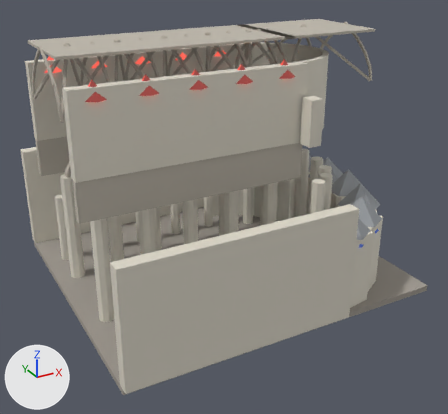
Renders of the glTF model assets/maps/notre_dame/glb/04_choir_apse.glb from each side of a commit.
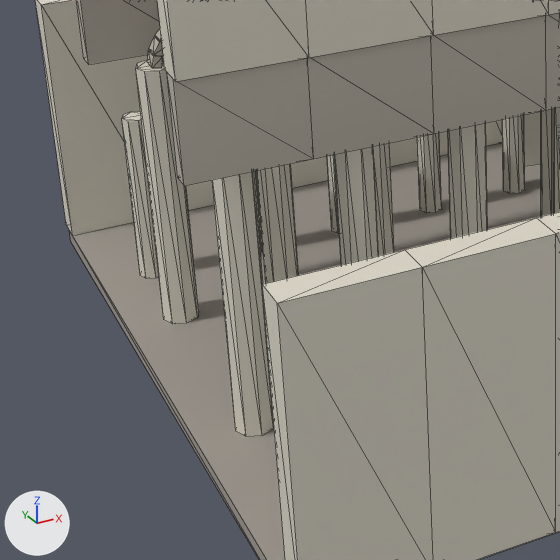
Old and new are each drawn whole from a 50 mm lens placed at (3.2, -71.7, 44.5), pointed at (41.0, -2.9, 10.1) and again close up on the part from 2% to 51% of the width and 36% to 90% of the height. Every picture has the same lights, and +X, +Y and +Z are marked at lower left. The first two pictures are the older version. The close-ups show mesh edges as thin lines. Objects named as collision shapes, trigger or cutter boxes, shadow casters or lower levels of detail are left out. Vertices at exactly the same position are counted once.

In view in the first close-up: 'choir_apse_stone', 'choir_apse_stonedark', 'choir_apse_stoneshaded'.
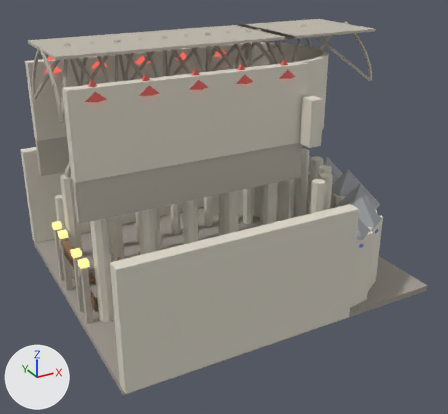
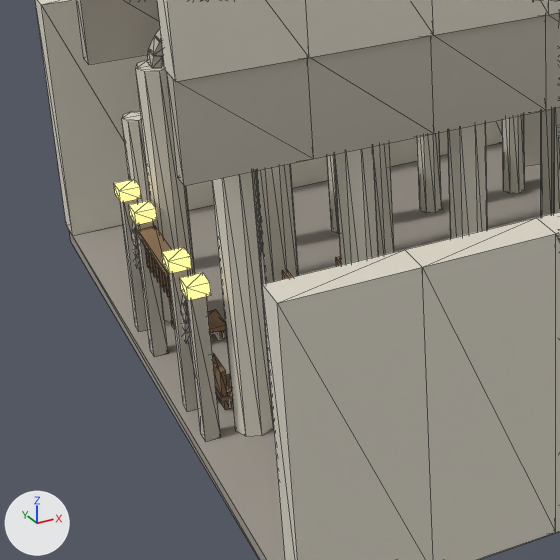
What differs and where, as boxes [x1, y1, x2, y2] in the close-ups (560 x 560 px):
'choir_apse_stoneshaded', reshaped
    before: [77, 0, 560, 186]
    after: [77, 0, 560, 441]
'choir_apse_oak', added (mostly hidden)
    after: [138, 226, 341, 409]
'choir_apse_gold_nocol', added (yellow)
    after: [114, 179, 211, 301]
part 1 of me_choir_apse_stoneshaded_mesh, added
    after: [187, 296, 221, 441]
part 2 of me_choir_apse_stoneshaded_mesh, added
    after: [169, 270, 198, 412]
part 3 of me_choir_apse_stoneshaded_mesh, added
    after: [135, 222, 168, 357]
part 4 of me_choir_apse_stoneshaded_mesh, added
    after: [120, 199, 148, 332]
part 5 of me_choir_apse_stoneshaded_mesh, added
    after: [181, 294, 191, 344]
part 6 of me_choir_apse_stoneshaded_mesh, added
    after: [132, 221, 140, 268]

Patch to the scene script:
```diff
--- a/assets/maps/notre_dame/glb/04_choir_apse.glb.py
+++ b/assets/maps/notre_dame/glb/04_choir_apse.glb.py
@@ mat_ndoak @@
+mat_ndoak = principled_material('NDOak')
+mat_ndoak.base_color = (0.27, 0.17, 0.09)  # brown #8e7355
+mat_ndoak.roughness = 0.88
@@ mat_ndgold @@
+mat_ndgold = principled_material('NDGold')
+mat_ndgold.base_color = (0.86, 0.68, 0.26)  # yellow #efd78b
+mat_ndgold.metallic = 0.85
+mat_ndgold.roughness = 0.28
+mat_ndgold.emission_color = (1.0, 0.791, 0.302)  # yellow #ffe695
+mat_ndgold.emission_strength = 1.032
@@ me_choir_apse_stoneshaded_mesh @@
 # used by ob_choir_apse_stoneshaded; location = (0.0, 0.0, 0.0)
-me_choir_apse_stoneshaded_mesh.from_pydata(...)  # 688 vertices, 1080 faces; spans x 19.2..49.2, y -9.0..9.0, z 15.0..20.0
+me_choir_apse_stoneshaded_mesh.from_pydata(...)  # 856 vertices, 1332 faces; spans x 19.2..49.2, y -9.0..9.0, z 0.0..20.0
+# me_choir_apse_stoneshaded_mesh part 1: a new loose piece, a box spanning x 19.67..20.43, y -6.38..-5.62, z 0.0..8.2, in mat_ndstoneshaded (light grey #bfb8ac)
+# me_choir_apse_stoneshaded_mesh part 2: a new loose piece, a box spanning x 19.67..20.43, y -3.38..-2.62, z 0.0..8.2, in mat_ndstoneshaded (light grey #bfb8ac)
+# me_choir_apse_stoneshaded_mesh part 3: a new loose piece, a box spanning x 19.67..20.43, y 2.62..3.38, z 0.0..8.2, in mat_ndstoneshaded (light grey #bfb8ac)
+# me_choir_apse_stoneshaded_mesh part 4: a new loose piece, a box spanning x 19.67..20.43, y 5.62..6.38, z 0.0..8.2, in mat_ndstoneshaded (light grey #bfb8ac)
+# me_choir_apse_stoneshaded_mesh part 5: 64 vertices added at x 19.9..20.2, y -6.0..-3.0, z 4.1..7.1
+# me_choir_apse_stoneshaded_mesh part 6: 64 vertices added at x 19.9..20.2, y 3.0..6.0, z 4.1..7.1
+# other edits to the shape of me_choir_apse_stoneshaded_mesh do not show in these pictures
 me_choir_apse_stoneshaded_mesh.materials.append(mat_ndstoneshaded)
@@ me_choir_apse_oak_mesh @@
+me_choir_apse_oak_mesh.from_pydata(...)  # 336 vertices, 504 faces; spans x 19.6..33.3, y -4.35..4.35, z 0.07..7.62
+me_choir_apse_oak_mesh.materials.append(mat_ndoak)  # brown #8e7355
@@ me_choir_apse_gold_nocol_mesh @@
+me_choir_apse_gold_nocol_mesh.from_pydata(...)  # a box spanning x 19.5..20.6, y -6.55..-5.45, z 8.0..8.7; a box spanning x 19.5..20.6, y -3.55..-2.45, z 8.0..8.7; a box spanning x 19.5..20.6, y 2.45..3.55, z 8.0..8.7; a box spanning x 19.5..20.6, y 5.45..6.55, z 8.0..8.7
+me_choir_apse_gold_nocol_mesh.materials.append(mat_ndgold)  # yellow #efd78b, glowing yellow #ffe695
@@ ob_choir_apse_oak @@
+ob_choir_apse_oak = bpy.data.objects.new('choir_apse_oak', me_choir_apse_oak_mesh)
+ob_choir_apse_oak.location = (0.0, 0.0, 0.0)
@@ ob_choir_apse_gold_nocol @@
+ob_choir_apse_gold_nocol = bpy.data.objects.new('choir_apse_gold_nocol', me_choir_apse_gold_nocol_mesh)
+ob_choir_apse_gold_nocol.location = (0.0, 0.0, 0.0)
```
